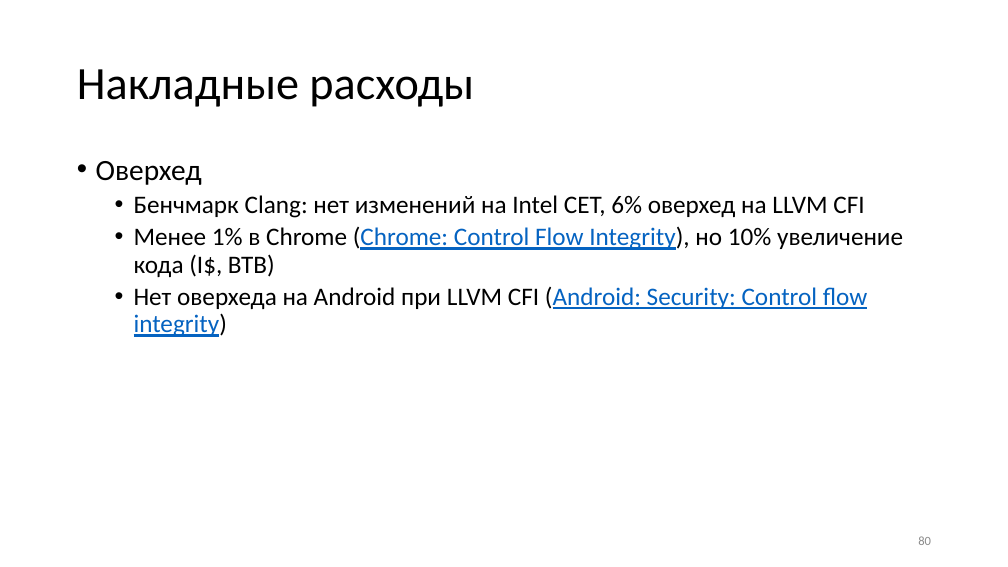
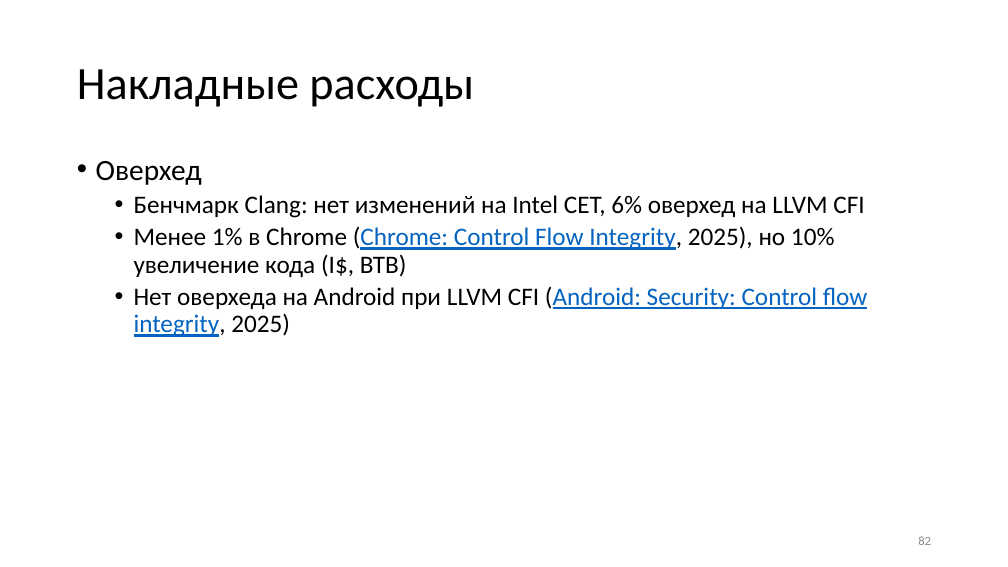
Before and after one commit to yugr/slides, a slide deck: slide 82 of CppZeroCost/2025/RU.pptx (slide 80 before the commit). Drawn at 1008x567 pixels with LibreOffice and Linux fonts; fonts in the diff are those of the drawing. Boxes give left, top, right and bottom in pixels: in the first picture for what was removed or moved away, otherwise in the second. Text is boxed around its words. In the diff, an @@ line names an element or a change of style, - is before the commit and + after.

```diff
--- a/CppZeroCost/2025/RU.pptx
+++ b/CppZeroCost/2025/RU.pptx
@@ text at <box>134,227,868,337</box>: text changed @@
-  • Менее 1% в Chrome (Chrome: Control Flow Integrity), но 10% увеличение кода (I$, BTB)
-  • Нет оверхеда на Android при LLVM CFI (Android: Security: Control flow integrity)
+  • Менее 1% в Chrome (Chrome: Control Flow Integrity, 2025), но 10% увеличение кода (I$, BTB)
+  • Нет оверхеда на Android при LLVM CFI (Android: Security: Control flow integrity, 2025)
@@ page number at <box>918,536,931,545</box>: text changed @@
-80
+82
```
Also in this commit, not shown: 22 other slides changed, 2 slides added, 3 other files.
